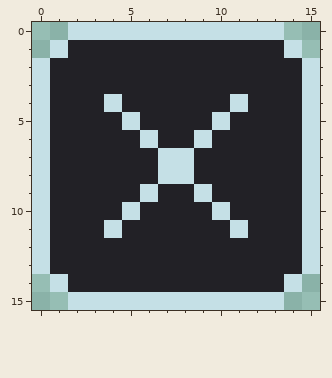
Pixel-art file: GMTK2023/Sprites/Items/DefaultItem/disabledDefaultItem.aseprite. Above, as it was before the edit.
16x16 pixels, 1 frame.
Now the later version:
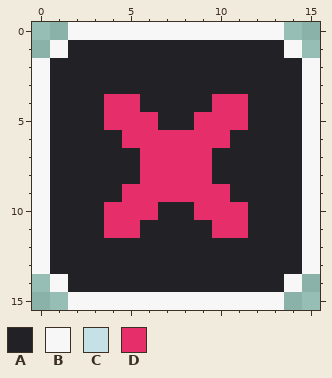
Palette (. is transparent): A #222126  B #f7f7f7  C #c5e0e6  D #e62e6b
Diff:
Layers "decoration 2", "decoration":
The author changed colour C to colour B in row 0 at x 2 to 13; in row 1 at x 1 and 14; in rows 2 to 13 at x 0 and 15; in row 14 at x 1 and 14; in row 15 at x 2 to 13.
The author changed colour A to colour D in row 4 at x 5 and 10; in row 5 at x 4, 6, 9 and 11; in row 6 at x 5, 7 to 8 and 10; in rows 7 to 8 at x 6 and 9; in row 9 at x 5, 7 to 8 and 10; in row 10 at x 4, 6, 9 and 11.
The author changed colour A to colour D in row 11 at x 5 and 10.
The author changed colour C to colour D in row 4 at x 4 and 11; in row 5 at x 5 and 10; in row 6 at x 6 and 9; in rows 7 to 8 at x 7 to 8; in row 9 at x 6 and 9; in row 10 at x 5 and 10.
The author changed colour C to colour D in row 11 at x 4 and 11.
Pixel boxes of the changes (left, top, right, bottom) in both pictures:
changed: (32, 22, 320, 310)
